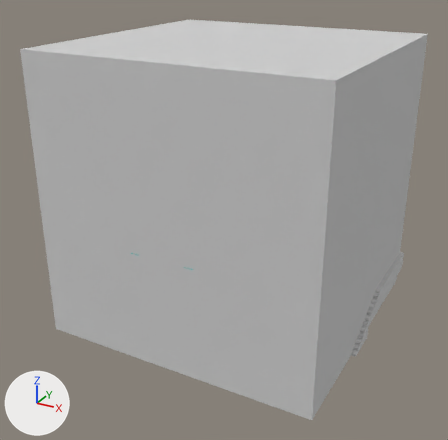
Renders of the Blender file android/assets/model/inside_level10_throw_out_the_bodies.blend from each side of a commit.
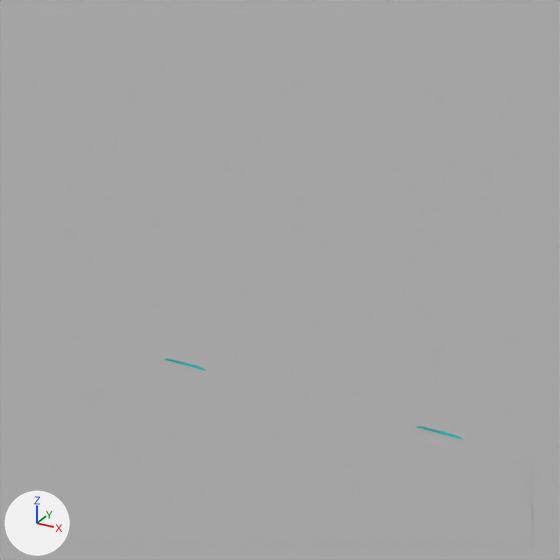
Each version is shown whole from a camera (50 mm lens) standing at (27.6, -58.8, 36.5) and looking at (-2.2, -4.5, 9.3), then close up on the part from 21% to 48% of the width and 40% to 67% of the height. The lights are fixed; the arrows at lower left show +X, +Y and +Z.

The first close-up shows 'block.037', 'block.038', 'block.039', 'block.040', 'block.041', 'block.042', 'mask.001', 'mask.003', 'skybox'.
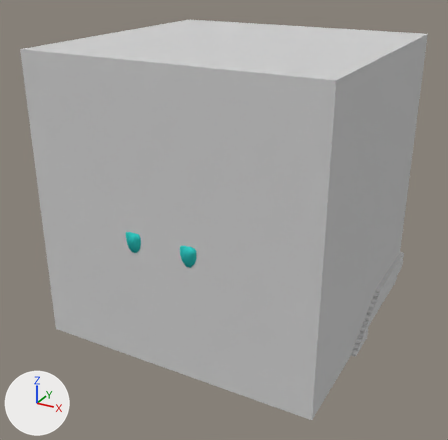
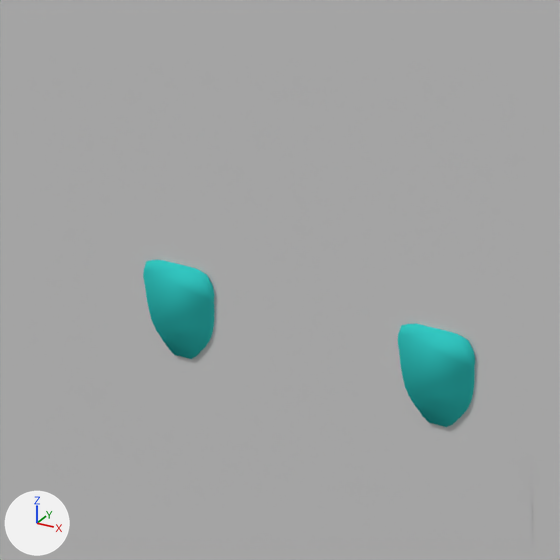
Where the change shows, as pixel boxes [x1, y1, x2, y2] in the close-ups (560 x 560 px):
'mask.003', moved, turned
    before: [417, 426, 463, 439]
    after: [398, 324, 475, 427]
'mask.001', moved, turned
    before: [165, 358, 206, 370]
    after: [143, 260, 214, 359]

The change in detail:
Object 'mask.003' (ob_mask_003) moves from (0.99, -15.91, 10.14) to (0.99, -16.91, 11.14).
Object 'mask.003' (ob_mask_003) turns from (90, 0, -180) to (180, 0, -180) degrees about x, y and z.
Object 'mask.001' (ob_mask_001) moves from (-5.01, -15.91, 10.14) to (-5.01, -16.91, 11.14).
Object 'mask.001' (ob_mask_001) turns from (90, 0, -180) to (180, 0, -180) degrees about x, y and z.
